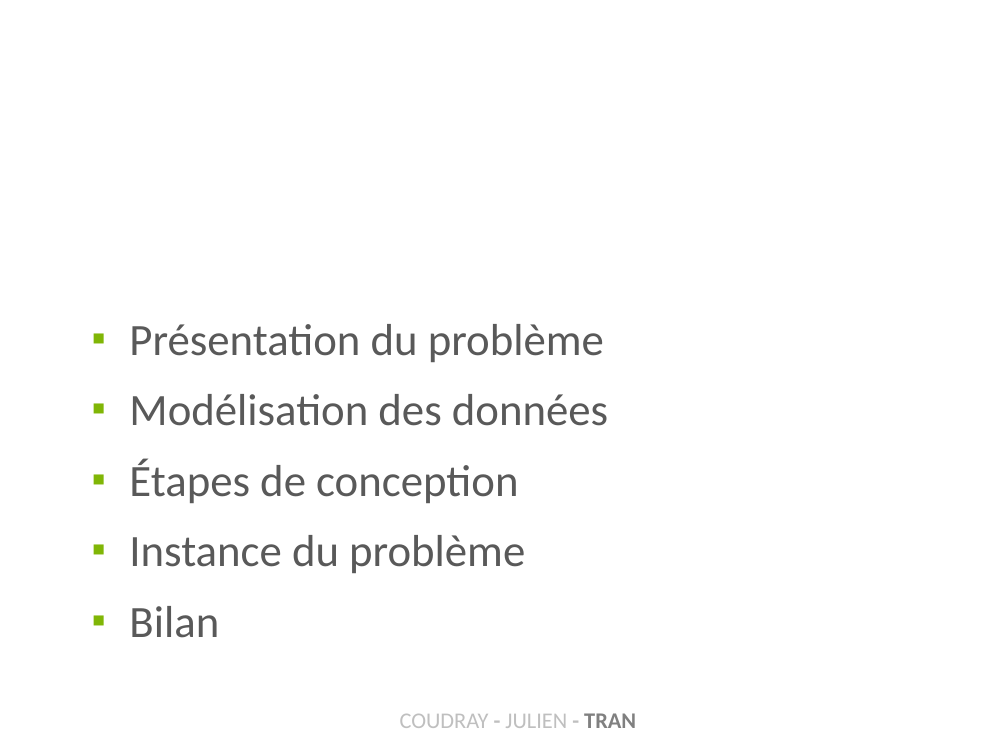
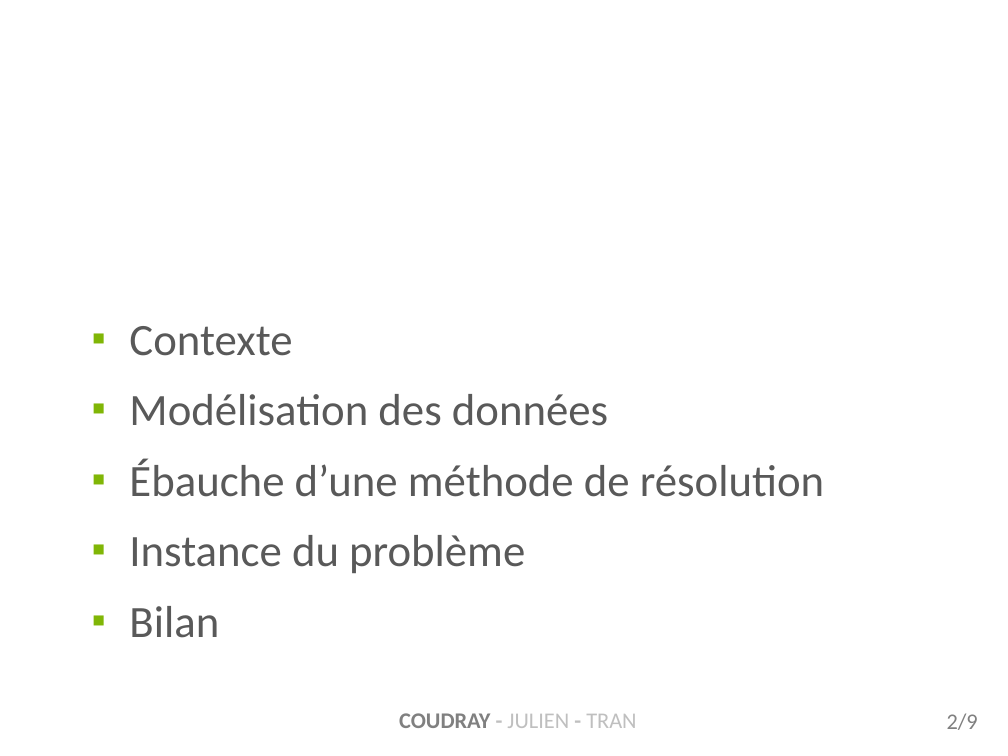
Before and after one commit to Projet-M2CT-ESME-SUDRIA/Planning-Intelligent, a slide deck: slide 2 of Soutenance_miProjet.pptx. Drawn at 1008x756 pixels with LibreOffice and Linux fonts; fonts in the diff are those of the drawing; background and template pictures are left out. Boxes give left, top, right and bottom in pixels: in the first picture for what was removed or moved away, otherwise in the second. Text is boxed around its words. In the diff, an @@ line names an element or a change of style, - is before the commit and + after.

```diff
--- a/Soutenance_miProjet.pptx
+++ b/Soutenance_miProjet.pptx
@@ text at (129, 326, 292, 356): text changed @@
-▪ Présentation du problème
+▪ Contexte
@@ text at (129, 459, 824, 497): text changed @@
-▪ Étapes de conception
+▪ Ébauche d’une méthode de résolution
@@ text "COUDRAY - JULIEN - TRAN" at (399, 713, 636, 728): text colour #BFBFBF to #808080, bold on in "COUDRAY"; text colour #808080 to #BFBFBF, bold off in "TRAN" @@
@@ text added at (947, 713, 978, 730), 16 pt, text #808080 @@
+2/9
```
Also in this commit, not shown: 5 other slides changed, 1 slide added, 1 slide removed.
